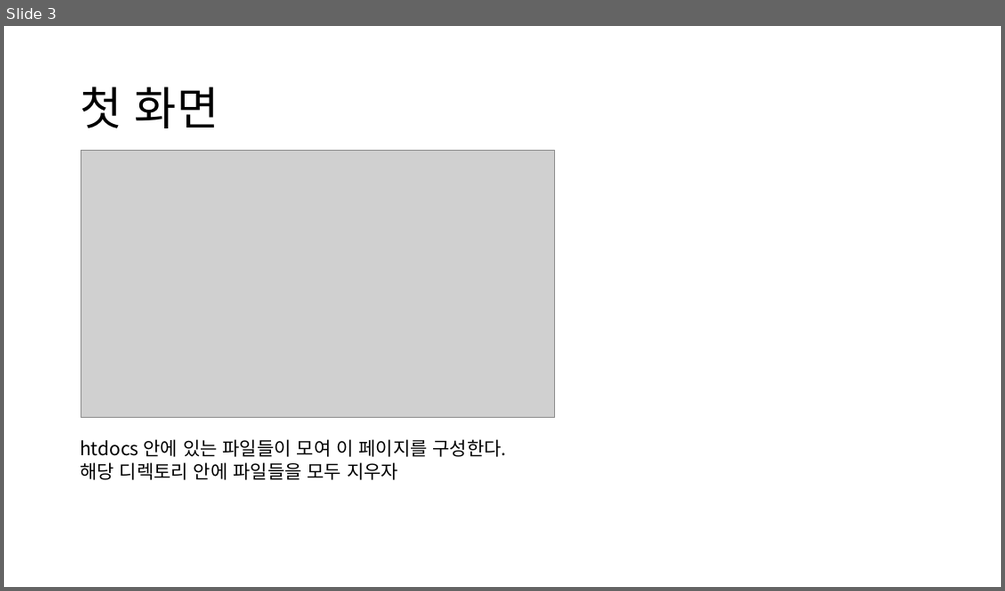
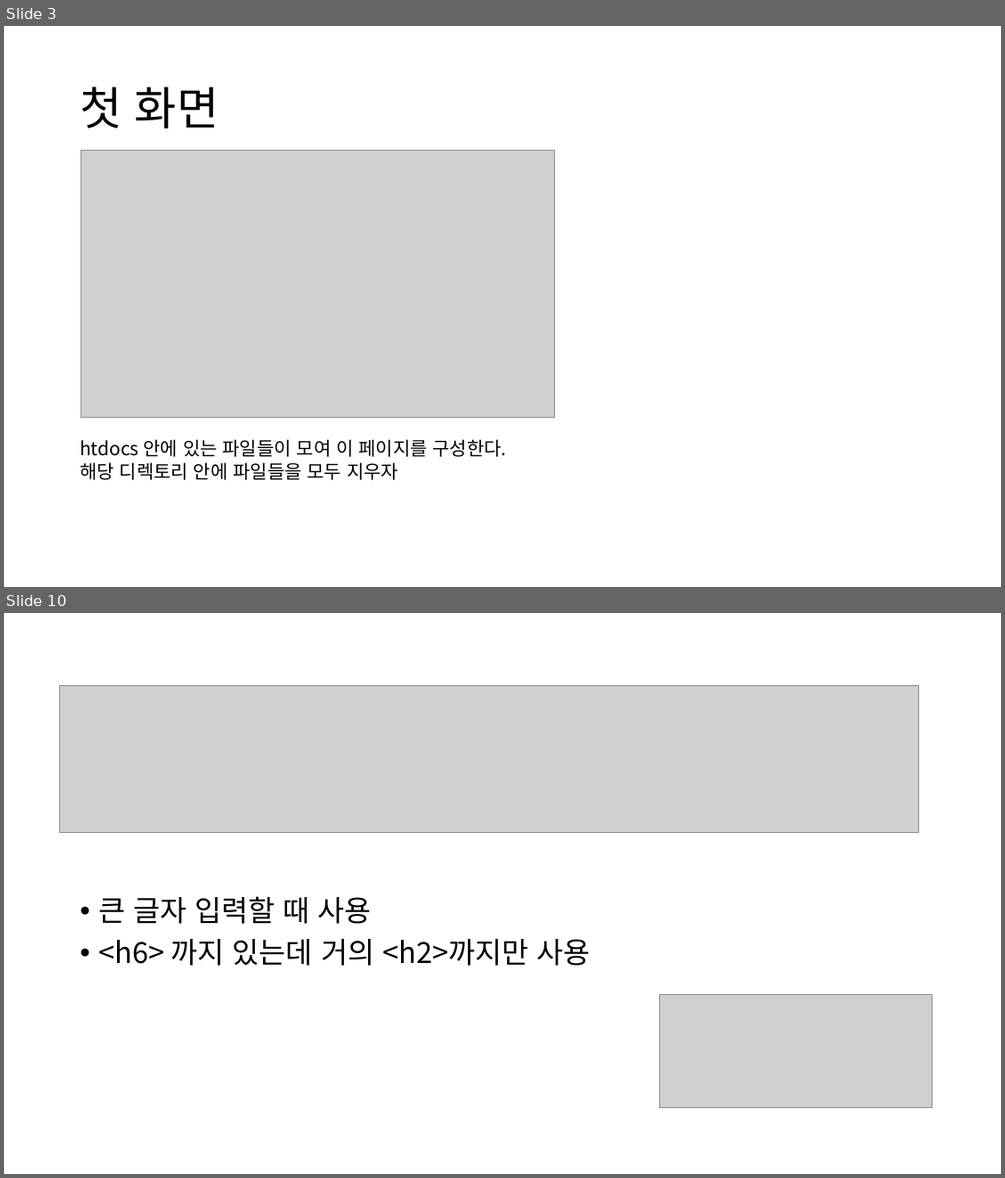
Before and after one commit to GNUCSAssistants/2021webprogramming, a slide deck: 수업/ppt/2. HTML.pptx. Shown one above the other, each under a label of ours: slide 3 before the commit, slides 3 and 10 after it; the slides between them are not shown. The pictures are 1005x591 and 1005x1178 pixels, drawn with LibreOffice and Linux fonts; fonts in the diff are those of the drawing; grey boxes stand for pictures. Boxes give left, top, right and bottom in pixels: in the first picture for what was removed or moved away, otherwise in the second. Text is boxed around its words. In the diff, an @@ line names an element or a change of style, - is before the commit and + after.

```diff
--- a/수업/ppt/2. HTML.pptx
+++ b/수업/ppt/2. HTML.pptx
@@ slide 10 added at box(4, 613, 1001, 1174), background #FFFFFF @@
@@ picture added at box(59, 686, 919, 833) @@
@@ text added at box(98, 896, 591, 965), 28 pt, text #000000 @@
+• 큰 글자 입력할 때 사용
+• <h6> 까지 있는데 거의 <h2>까지만 사용
@@ picture added at box(660, 995, 933, 1107) @@
```
Also in this commit, not shown: 2 slides changed, 13 other slides added, 8 other files.
